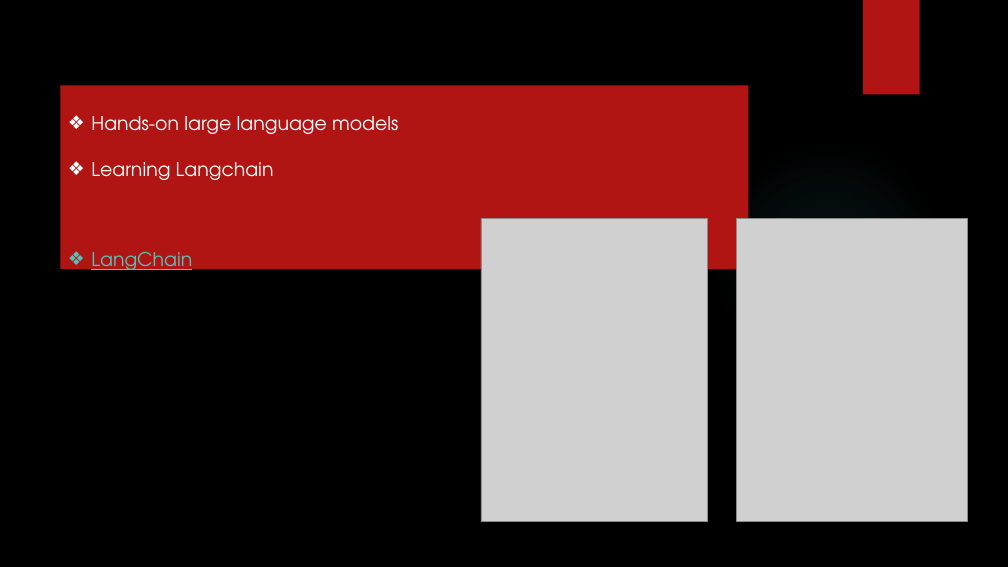
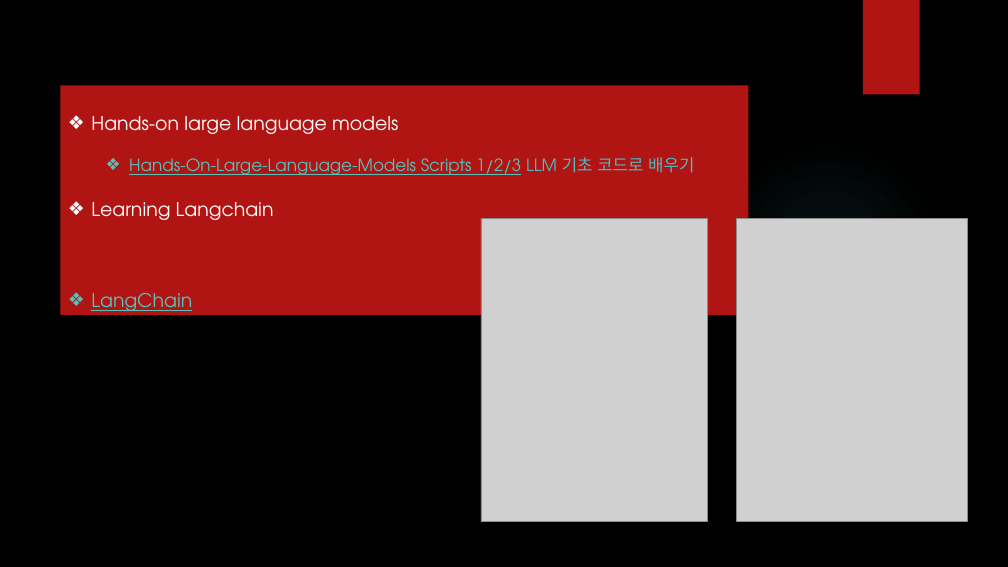
Before and after one commit to ancestor9/2026_Fall_AI-Literacy, a slide deck: slide 39 of AI Literacy.pptx. Drawn at 1008x567 pixels with LibreOffice and Linux fonts; fonts in the diff are those of the drawing; grey boxes stand for pictures; background and template pictures are left out. Boxes give left, top, right and bottom in pixels: in the first picture for what was removed or moved away, otherwise in the second. Text is boxed around its words. In the diff, an @@ line names an element or a change of style, - is before the commit and + after.

```diff
--- a/AI Literacy.pptx
+++ b/AI Literacy.pptx
@@ rectangle "Hands-on large language models": place and size @@
-rectangle "Hands-on large language models" at <box>60,85,749,269</box>
+rectangle "Hands-on large language models" at <box>60,85,749,315</box>
@@ text in rectangle at <box>129,157,694,175</box>: paragraph added @@
+  ❖ Hands-On-Large-Language-Models Scripts 1/2/3 LLM 기초 코드로 배우기
```
